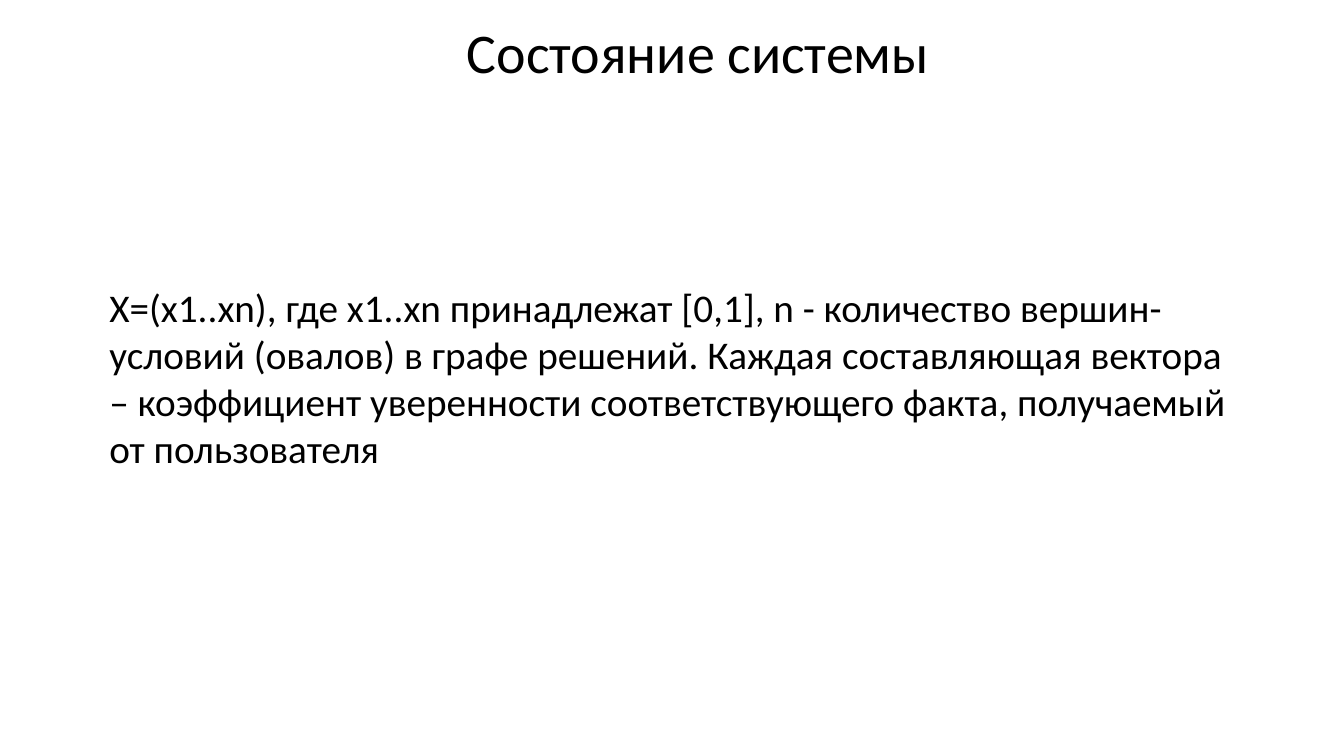
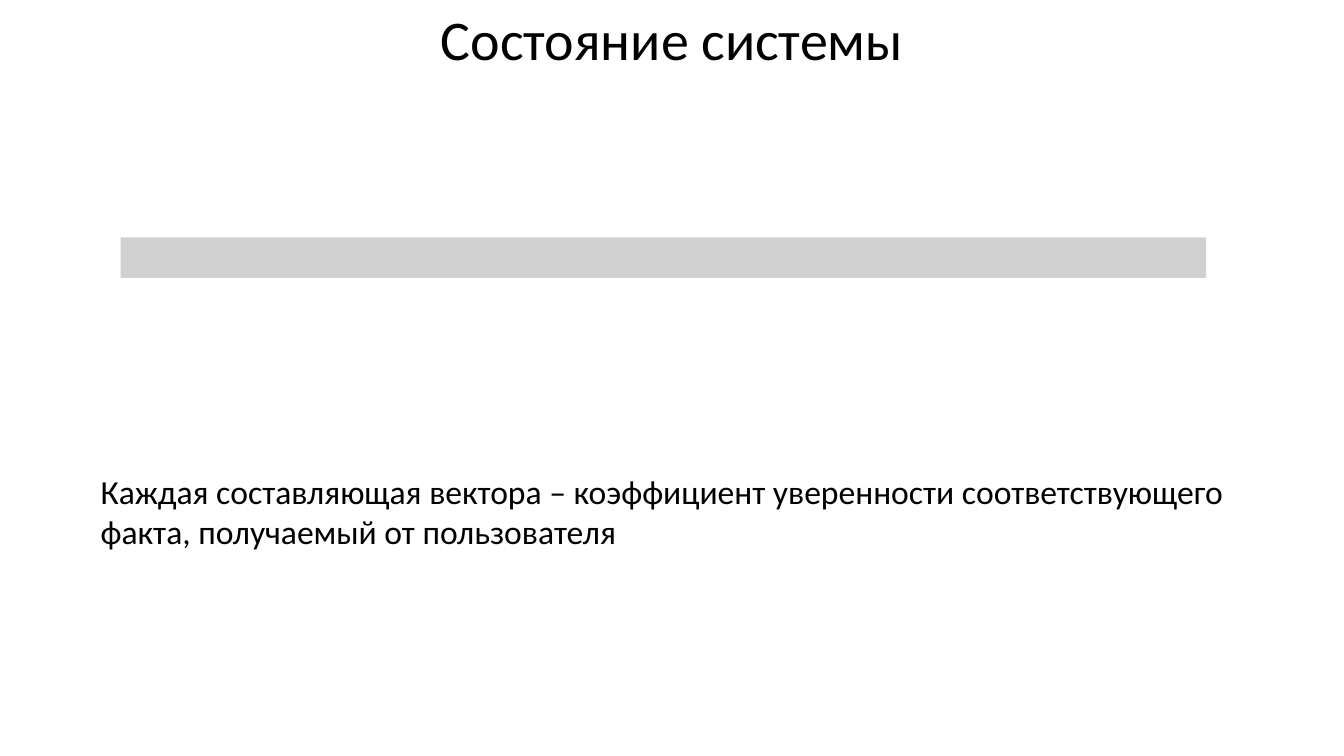
Before and after one commit to sevoster/hybrid-decision-making-system, a slide deck: slide 13 of docs/Синтетическая Презентация.pptx. Drawn at 1344x756 pixels with LibreOffice and Linux fonts; fonts in the diff are those of the drawing; grey boxes stand for pictures. Boxes give left, top, right and bottom in pixels: in the first picture for what was removed or moved away, otherwise in the second. Text is boxed around its words. In the diff, an @@ line names an element or a change of style, - is before the commit and + after.

```diff
--- a/docs/Синтетическая Презентация.pptx
+++ b/docs/Синтетическая Презентация.pptx
@@ text "Состояние системы": place and size @@
-text "Состояние системы" at (467, 36, 928, 74)
+text "Состояние системы" at (441, 23, 902, 61)
@@ picture added at (121, 237, 1207, 277) @@
@@ text at (101, 481, 1223, 550): text changed; size 28 to 24 pt @@
-X=(x1..xn), где x1..xn принадлежат [0,1], n - количество вершин-условий (овалов) в графе решений. Каждая составляющая вектора – коэффициент уверенности соответствующего факта, получаемый от пользователя
+Каждая составляющая вектора – коэффициент уверенности соответствующего факта, получаемый от пользователя
```
Also in this commit, not shown: 18 other slides changed, 1 slide added, 1 slide removed, 2 other files.
